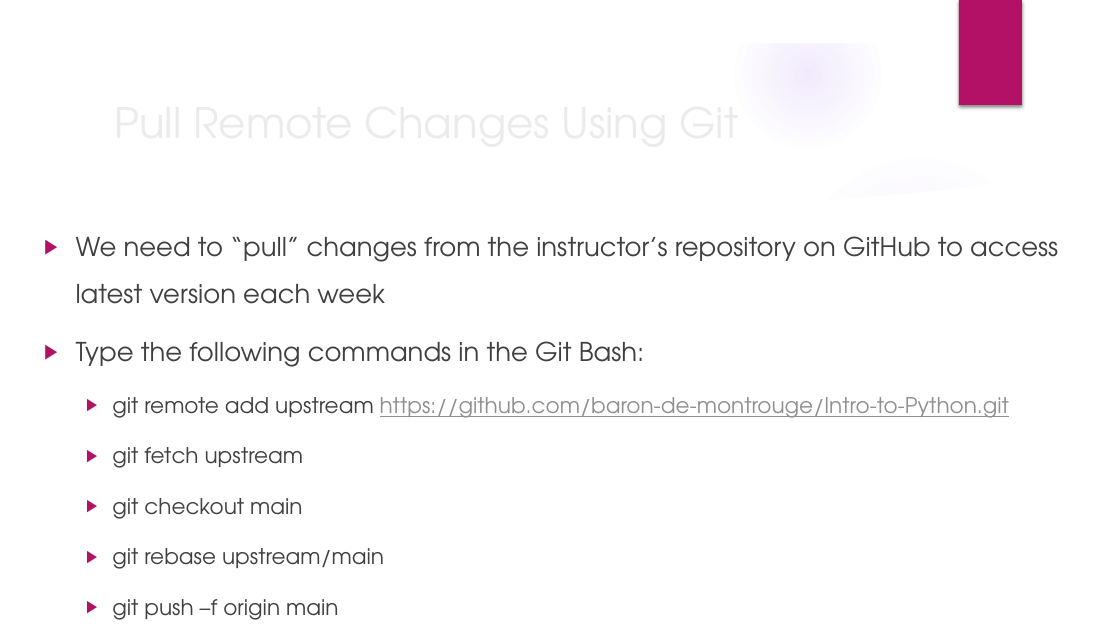
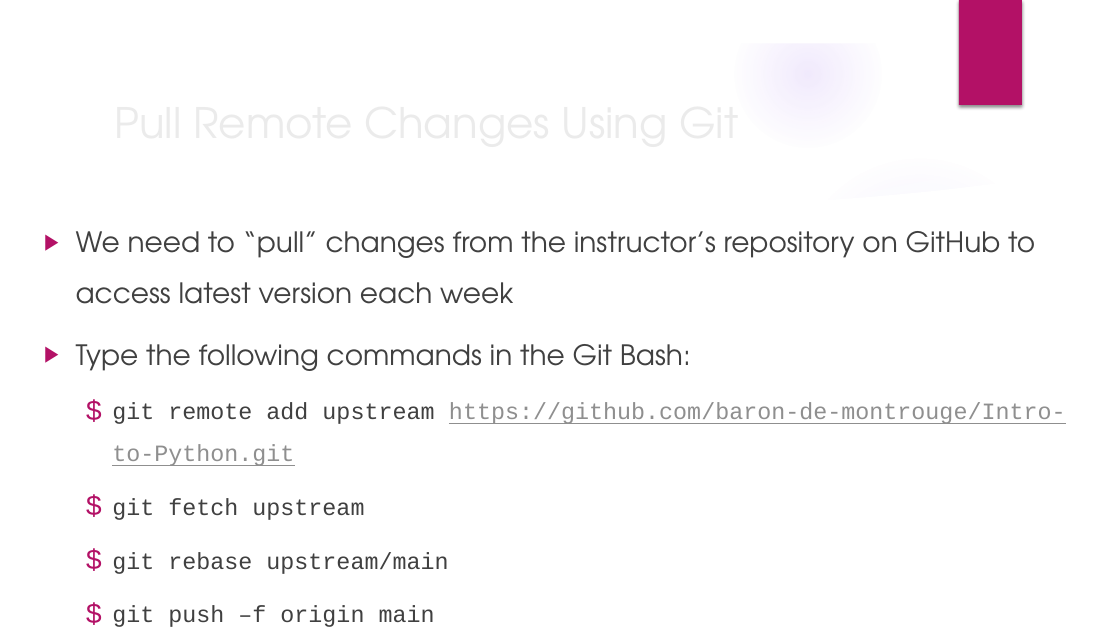
Before and after one commit to jmartineau1993/Intro-to-Python, a slide deck: slide 9 of PPTs/Week2.pptx (slide 5 before the commit). Drawn at 1120x630 pixels with LibreOffice and Linux fonts; fonts in the diff are those of the drawing; background and template pictures are left out. Boxes give left, top, right and bottom in pixels: in the first picture for what was removed or moved away, otherwise in the second. Text is boxed around its words. In the diff, an @@ line names an element or a change of style, - is before the commit and + after.

Commit message:
Finished the Week 2 PPT, exercises, and solutions

```diff
--- a/PPTs/Week2.pptx
+++ b/PPTs/Week2.pptx
@@ text "We need to “pull” changes ..." at [76, 231, 1066, 627]: size 22.2 to 24 pt in "We need to “pull” changes from the ...", "Type the following commands in the Git ..."; size 18.5 to 20 pt, font TeX Gyre Adventor to Courier New in "git remote add upstream https://github.com/baron-de-montroug ...", "git fetch upstream", "git rebase upstream/main", "git push –f origin main"; bullet ▶ to $ @@
@@ text at [112, 498, 302, 519]: paragraph removed @@
-  ▶ git checkout main
```
Also in this commit, not shown: 10 other slides changed, 22 slides added, 3 slides removed, 3 other files.
